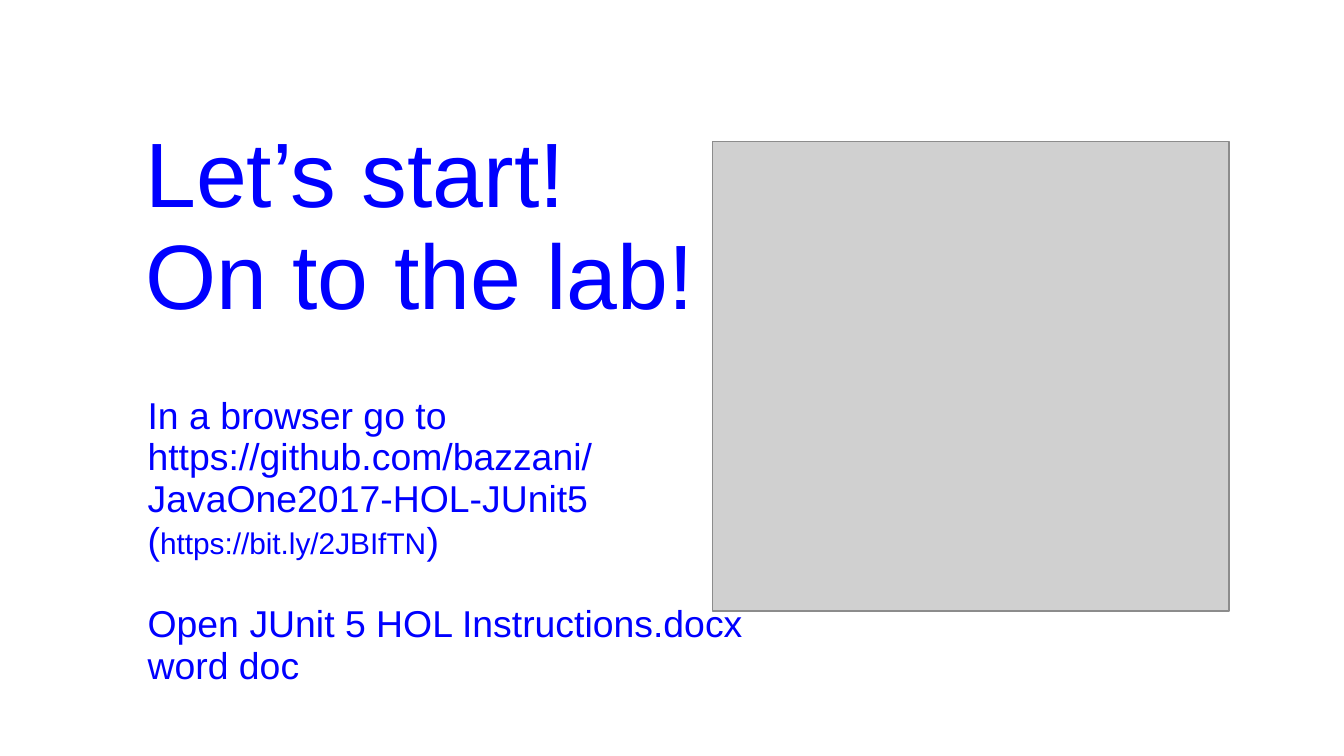
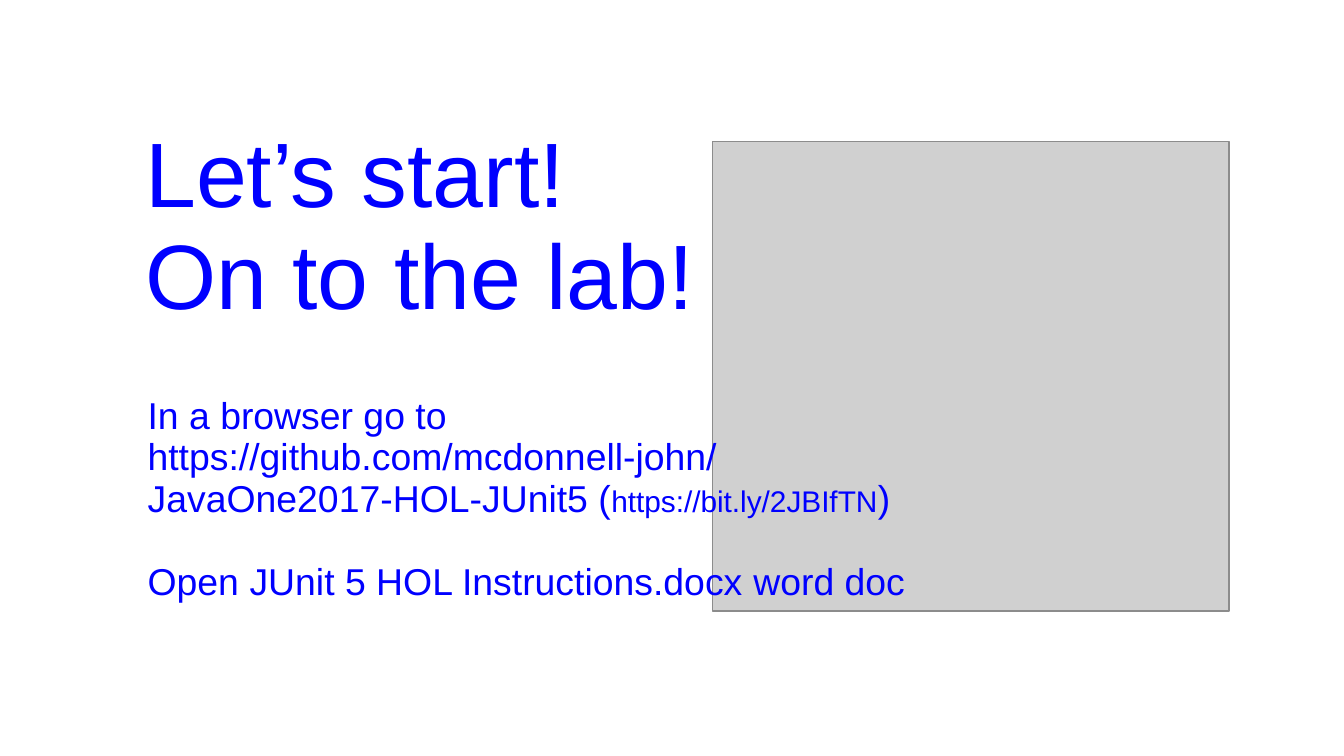
Before and after one commit to mcdonnell-john/JavaOne2017-HOL-JUnit5, a slide deck: slide 12 of JUnit 5 HOL Intro Presentation.pptx (slide 13 before the commit). Drawn at 1344x756 pixels with LibreOffice and Linux fonts; fonts in the diff are those of the drawing; grey boxes stand for pictures; background and template pictures are left out. Boxes give left, top, right and bottom in pixels: in the first picture for what was removed or moved away, otherwise in the second. Text is boxed around its words. In the diff, an @@ line names an element or a change of style, - is before the commit and + after.

```diff
--- a/JUnit 5 HOL Intro Presentation.pptx
+++ b/JUnit 5 HOL Intro Presentation.pptx
@@ text at bbox=[148, 441, 877, 517]: text changed @@
-https://github.com/bazzani/JavaOne2017-HOL-JUnit5 (https://bit.ly/2JBIfTN)
+https://github.com/mcdonnell-john/JavaOne2017-HOL-JUnit5 (https://bit.ly/2JBIfTN)
```
Also in this commit, not shown: 1 other slide changed, 1 slide removed, 2 other files.
